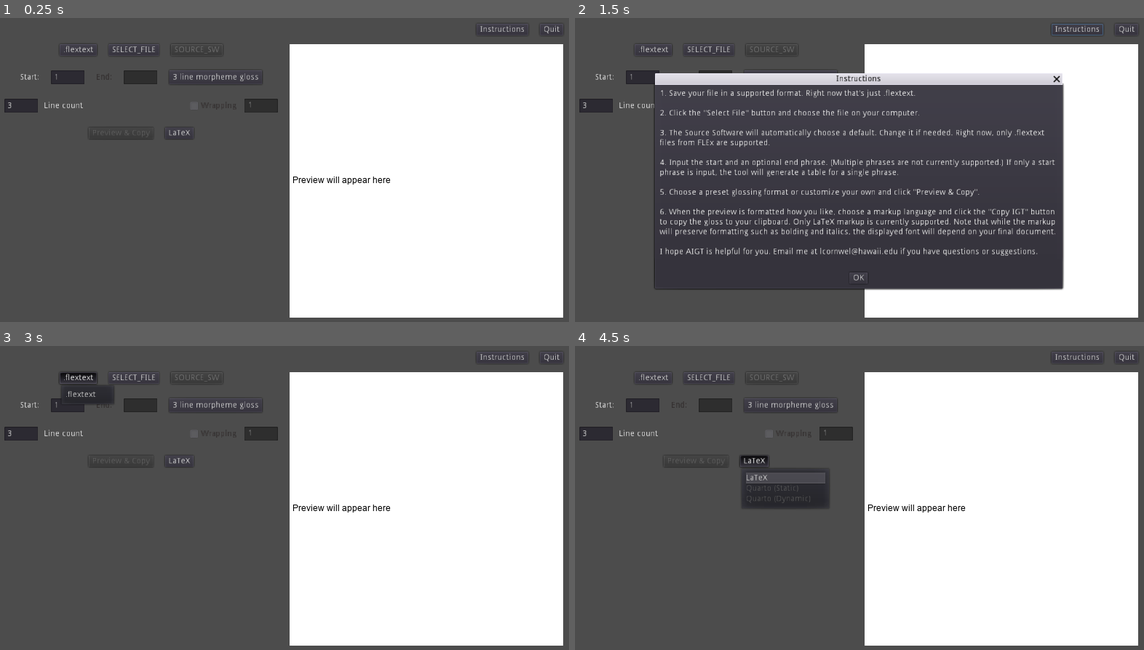
Above: before the commit, frames 1-4 (two rows, left to right).
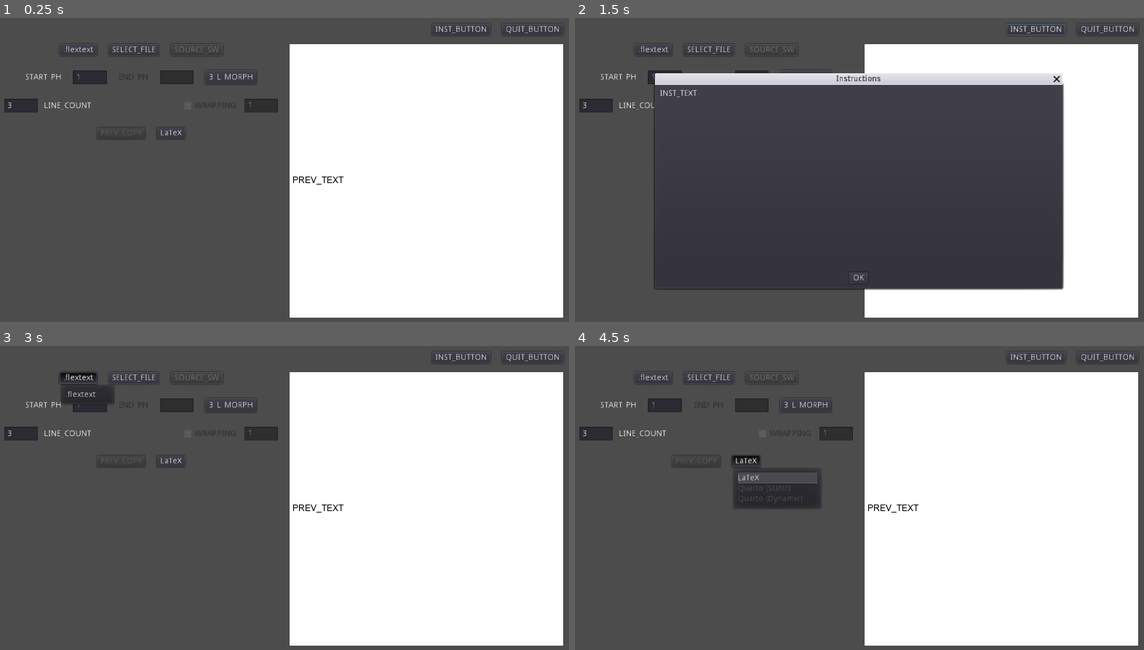
Above: after the commit, the same moments.

Repository: LaurenOopsum/Auto-IGT
Game: Godot game, scene res://scenes/main.tscn
The game is run twice, just before and just after one commit, with the same random seed, the same clock (stepped at 60 frames per second) and the same inputs.
Inputs:
- Up to frame 1 (0.25 s): no input
- Up to frame 2 (1.5 s): click "Instructions" (after the commit: "INST_BUTTON") at 0.5 s; click "3 line morpheme gloss" (after the commit: "3_L_MORPH") at 1.25 s
- Up to frame 3 (3 s): click "OK" at 2 s; click ".flextext" at 2.75 s
- Up to frame 4 (4.5 s): click "SELECT_FILE" at 3.5 s; click "LaTeX" at 4.25 s

The runs differ from the first frame. In frame 1, 1.5% of the frame differs, in the area x 3-99%, y 1-55%; in frame 2, 5.5%, in the area x 3-99%, y 1-79%; in frame 3, 1.4%; in frame 4, 1.9%.

Commit message:
changed all of the labels (I think)

Diff:
--- a/project.godot
+++ b/project.godot
@@ -117,6 +117,7 @@
 [application]
 
 config/name="Auto IGT"
+config/description="Convert glosses saved in FLEx to IGT tables for your documents"
 run/main_scene="res://scenes/main.tscn"
 config/icon="res://images/icon.png"
 
@@ -140,6 +141,10 @@
 
 common/drop_mouse_on_gui_input_disabled=true
 
+[locale]
+
+test="es"
+
 [physics]
 
 common/enable_pause_aware_picking=true
--- a/scenes/main.tscn
+++ b/scenes/main.tscn
@@ -64,16 +64,16 @@
 alignment = 2
 
 [node name="Instructions" type="Button" parent="Page/ToolOptions"]
-margin_left = 811.0
-margin_right = 900.0
-margin_bottom = 20.0
-text = "Instructions"
+margin_left = 734.0
+margin_right = 835.0
+margin_bottom = 20.0
+text = "INST_BUTTON"
 
 [node name="Quit" type="Button" parent="Page/ToolOptions"]
-margin_left = 920.0
+margin_left = 855.0
 margin_right = 960.0
 margin_bottom = 20.0
-text = "Quit"
+text = "QUIT_BUTTON"
 script = ExtResource( 12 )
 
 [node name="Body" type="HBoxContainer" parent="Page"]
@@ -131,15 +131,15 @@
 alignment = 1
 
 [node name="Start" type="Label" parent="Page/Body/FileSettings/PhraseNumbers"]
-margin_left = 27.0
+margin_left = 36.0
 margin_top = 5.0
-margin_right = 60.0
+margin_right = 98.0
 margin_bottom = 19.0
-text = "Start:"
+text = "START_PH"
 
 [node name="StartNum" type="LineEdit" parent="Page/Body/FileSettings/PhraseNumbers"]
-margin_left = 80.0
-margin_right = 138.0
+margin_left = 118.0
+margin_right = 176.0
 margin_bottom = 24.0
 rect_min_size = Vector2( 30, 0 )
 size_flags_horizontal = 4
@@ -150,16 +150,16 @@
 script = ExtResource( 13 )
 
 [node name="End" type="Label" parent="Page/Body/FileSettings/PhraseNumbers"]
-margin_left = 158.0
+margin_left = 196.0
 margin_top = 5.0
-margin_right = 185.0
+margin_right = 247.0
 margin_bottom = 19.0
 custom_colors/font_color = Color( 0.219608, 0.196078, 0.196078, 1 )
-text = "End:"
+text = "END_PH"
 
 [node name="EndNum" type="LineEdit" parent="Page/Body/FileSettings/PhraseNumbers"]
-margin_left = 205.0
-margin_right = 263.0
+margin_left = 267.0
+margin_right = 325.0
 margin_bottom = 24.0
 rect_min_size = Vector2( 30, 0 )
 size_flags_horizontal = 4
@@ -173,10 +173,10 @@
 deselect_on_focus_loss_enabled = false
 
 [node name="Presets" type="MenuButton" parent="Page/Body/FileSettings/PhraseNumbers"]
-margin_left = 283.0
-margin_right = 443.0
-margin_bottom = 24.0
-text = "3 line morpheme gloss"
+margin_left = 345.0
+margin_right = 433.0
+margin_bottom = 24.0
+text = "3_L_MORPH"
 flat = false
 align = 0
 items = [ "Morpheme Glosses", null, 0, false, false, 7, 0, null, "", true, "3 lines", null, 0, false, false, 0, 0, null …(363 unchanged characters)…
@@ -201,23 +201,23 @@
 [node name="Label" type="Label" parent="Page/Body/FileSettings/RowDefinitions/RowCount"]
 margin_left = 68.0
 margin_top = 5.0
-margin_right = 135.0
+margin_right = 149.0
 margin_bottom = 19.0
-text = "Line count"
+text = "LINE_COUNT"
 
 [node name="VSeparator" type="VSeparator" parent="Page/Body/FileSettings/RowDefinitions/RowCount"]
-margin_left = 145.0
-margin_right = 304.0
+margin_left = 159.0
+margin_right = 293.0
 margin_bottom = 24.0
 size_flags_horizontal = 3
 
 [node name="Wrapping" type="CheckBox" parent="Page/Body/FileSettings/RowDefinitions/RowCount"]
-margin_left = 314.0
+margin_left = 303.0
 margin_right = 402.0
 margin_bottom = 24.0
 custom_colors/font_color_disabled = Color( 0.219608, 0.196078, 0.196078, 1 )
 disabled = true
-text = "Wrapping"
+text = "WRAPPING"
 script = ExtResource( 7 )
 
 [node name="WrapLines" type="LineEdit" parent="Page/Body/FileSettings/RowDefinitions/RowCount"]
@@ -229,23 +229,23 @@
 script = ExtResource( 10 )
 
 [node name="ClipboardButtons" type="HBoxContainer" parent="Page/Body/FileSettings"]
-margin_left = 145.0
+margin_left = 159.0
 margin_top = 143.0
-margin_right = 325.0
+margin_right = 311.0
 margin_bottom = 163.0
 size_flags_horizontal = 4
 
 [node name="GeneratePreview" type="Button" parent="Page/Body/FileSettings/ClipboardButtons"]
-margin_right = 111.0
+margin_right = 83.0
 margin_bottom = 20.0
 size_flags_horizontal = 4
 size_flags_vertical = 4
 disabled = true
-text = "Preview & Copy"
+text = "PREV_COPY"
 
 [node name="MarkupLang" type="MenuButton" parent="Page/Body/FileSettings/ClipboardButtons"]
-margin_left = 131.0
-margin_right = 180.0
+margin_left = 103.0
+margin_right = 152.0
 margin_bottom = 20.0
 size_flags_horizontal = 4
 text = "LaTeX"
@@ -295,7 +295,7 @@
 margin_right = 460.0
 margin_bottom = 239.0
 focus_mode = 2
-text = "Preview will appear here"
+text = "PREV_TEXT"
 script = ExtResource( 15 )
 
 [node name="FileDialog" type="FileDialog" parent="."]
@@ -322,19 +322,7 @@
 size_flags_horizontal = 4
 size_flags_vertical = 4
 window_title = "Instructions"
-dialog_text = "	1. Save your file in a supported format. Right now that's just .flextext.
-
-	2. Click the \"Select File\" button and choose the file on your computer.
-
-	3. The Source Software will automatically choose a default. Change it if needed. Right now, only .flextext files from FLEx are supported.
-
-	4. Input the start and an optional end phrase. (Multiple phrases are not currently supported.) If only a start phrase is input, the tool will generate a table for a single phrase.
-
-	5. Choose a preset glossing format or customize your own and click \"Preview & Copy\".
-
-	6. When the preview is formatted how you like, choose a markup language and click the \"Copy IGT\" button to copy the gloss to your clipboard. Only LaTeX markup is currently supported. Note that while the markup will preserve formatting such as bolding and italics, the displayed font will depend on your final document.
-
-	I hope AIGT is helpful for you. Email me at lcornwel@hawaii.edu if you have questions or suggestions."
+dialog_text = "INST_TEXT"
 dialog_autowrap = true
 script = ExtResource( 11 )
 
--- a/scenes/row_def.tscn
+++ b/scenes/row_def.tscn
@@ -17,39 +17,39 @@
 
 [node name="Level" type="MenuButton" parent="."]
 margin_left = 12.0
-margin_right = 58.0
+margin_right = 84.0
 margin_bottom = 24.0
 focus_mode = 2
-text = "Level"
+text = "RD_LEVEL"
 flat = false
-items = [ "Paragraph", null, 0, false, true, 0, 0, null, "", false, "Phrase", null, 0, false, false, 1, 0, null, "", false, "Word", null, 0, false, false, 2, 0, null, "", false, "Morph", null, 0, false, false, 3, 0, null, "", false ]
+items = [ "RD_PARAGRAPH", null, 0, false, true, 0, 0, null, "", false, "RD_PHRASE", null, 0, false, false, 1, 0, null, "", false, "RD_WORD", null, 0, false, false, 2, 0, null, "", false, "RD_MORPH", null, 0, false, false, 3, 0, null, "", false ]
 script = ExtResource( 3 )
 
 [node name="Type" type="MenuButton" parent="."]
-margin_left = 62.0
-margin_right = 104.0
+margin_left = 88.0
+margin_right = 153.0
 margin_bottom = 24.0
 focus_mode = 2
-text = "Type"
+text = "RD_TYPE"
 flat = false
 script = ExtResource( 2 )
 
 [node name="Italic" type="CheckBox" parent="."]
-margin_left = 108.0
-margin_right = 168.0
+margin_left = 157.0
+margin_right = 250.0
 margin_bottom = 24.0
-text = "Italic"
+text = "RD_ITALIC"
 
 [node name="Bold" type="CheckBox" parent="."]
-margin_left = 172.0
-margin_right = 229.0
+margin_left = 254.0
+margin_right = 343.0
 margin_bottom = 24.0
-text = "Bold"
+text = "RD_BOLD"
 
 [node name="Quotes" type="CheckBox" parent="."]
-margin_left = 233.0
-margin_right = 353.0
+margin_left = 347.0
+margin_right = 452.0
 margin_bottom = 24.0
-text = "'Single quotes'"
+text = "RD_QUOTES"
 
 [connection signal="level_changed" from="Level" to="Type" method="_on_level_changed"]
